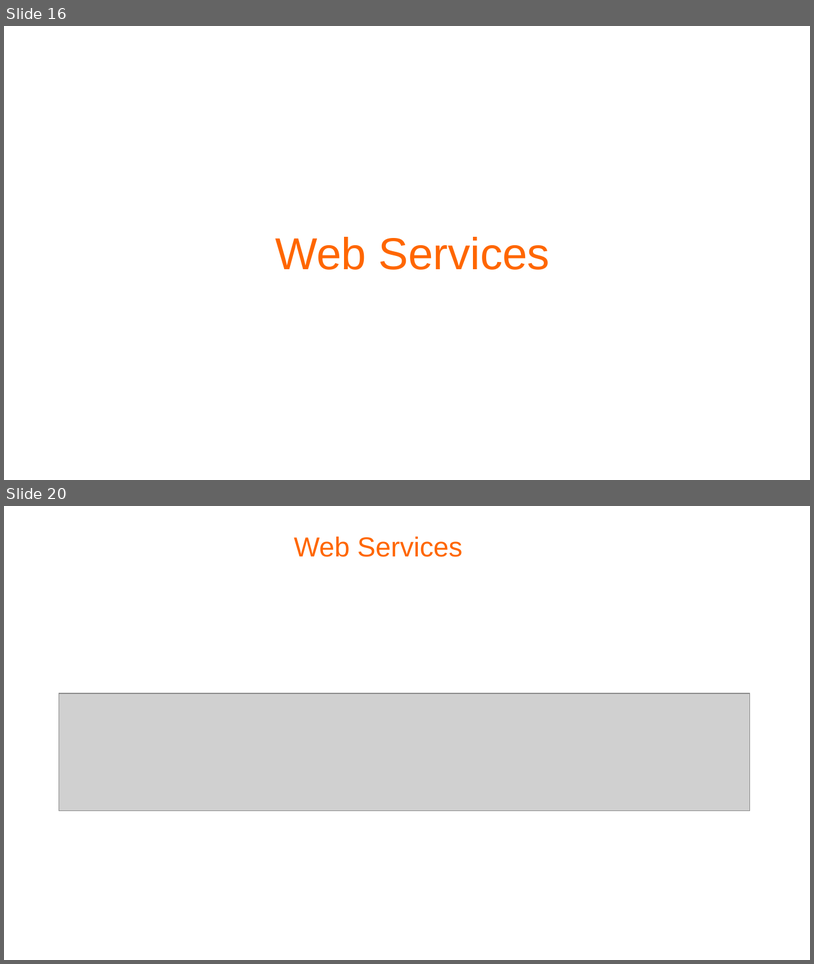
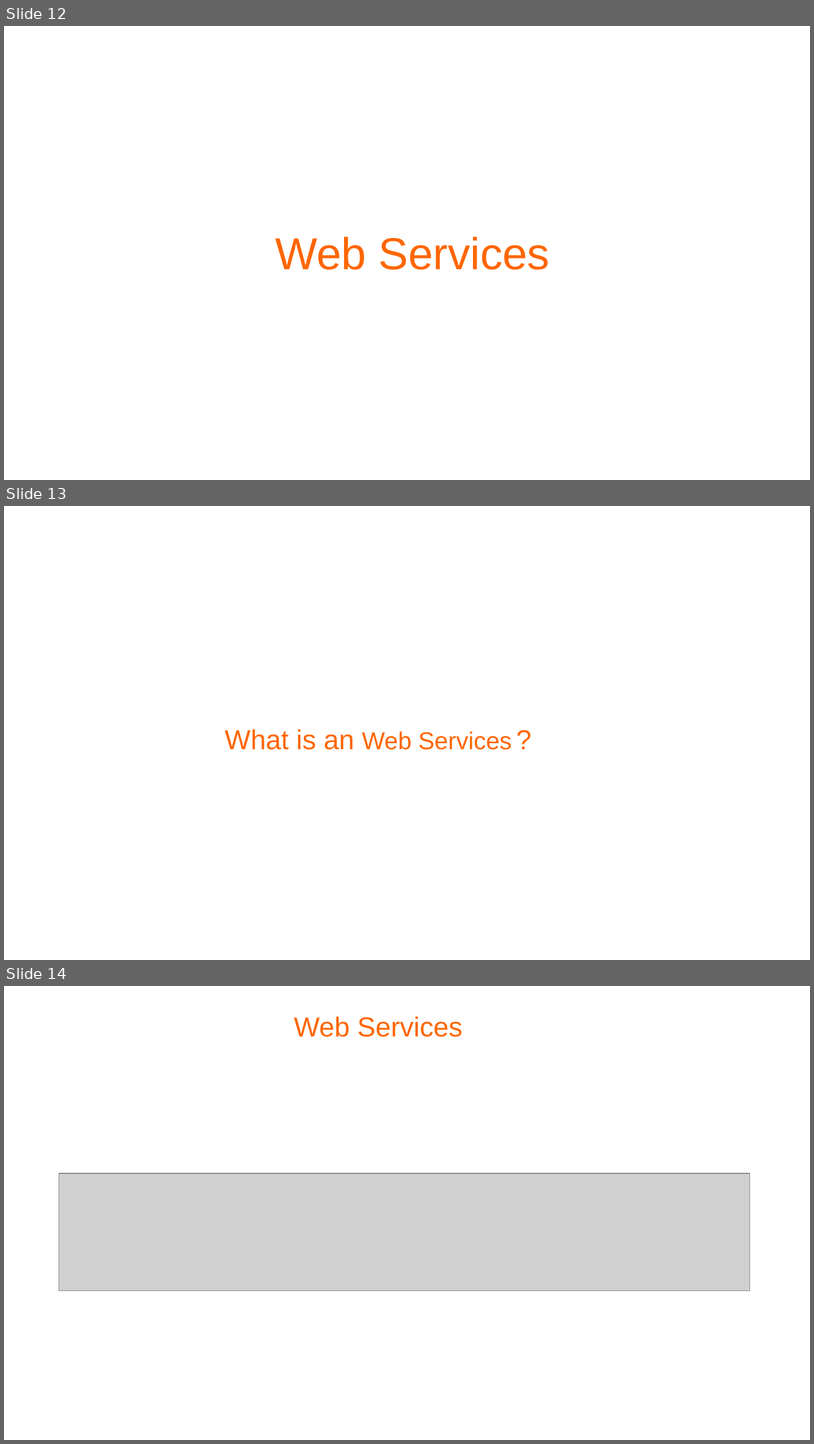
Before and after one commit to abjs/wt-json-seminar, a slide deck: wt JSON.odp. Shown one above the other, each under a label of ours: slides 16 and 20 before the commit, slides 12, 13 and 14 after it; the slides between them are not shown. The pictures are 814x964 and 814x1444 pixels, drawn with LibreOffice and Linux fonts; fonts in the diff are those of the drawing; grey boxes stand for pictures; background and template pictures are left out. Boxes give left, top, right and bottom in pixels: in the first picture for what was removed or moved away, otherwise in the second. Text is boxed around its words. In the diff, an @@ line names an element or a change of style, - is before the commit and + after.

Commit message:
Final edit

```diff
--- a/wt JSON.odp
+++ b/wt JSON.odp
@@ slide 13 added at box(4, 506, 810, 960), background #FFFFFF @@
@@ title added at box(225, 729, 512, 750), 24 pt, text #FF6600 @@
+What is an Web Services ?
@@ what was slide 16 is now slide 12 @@
@@ what was slide 20 is now slide 14 @@
```
Also in this commit, not shown: 4 other slides added, 2 slides removed.
